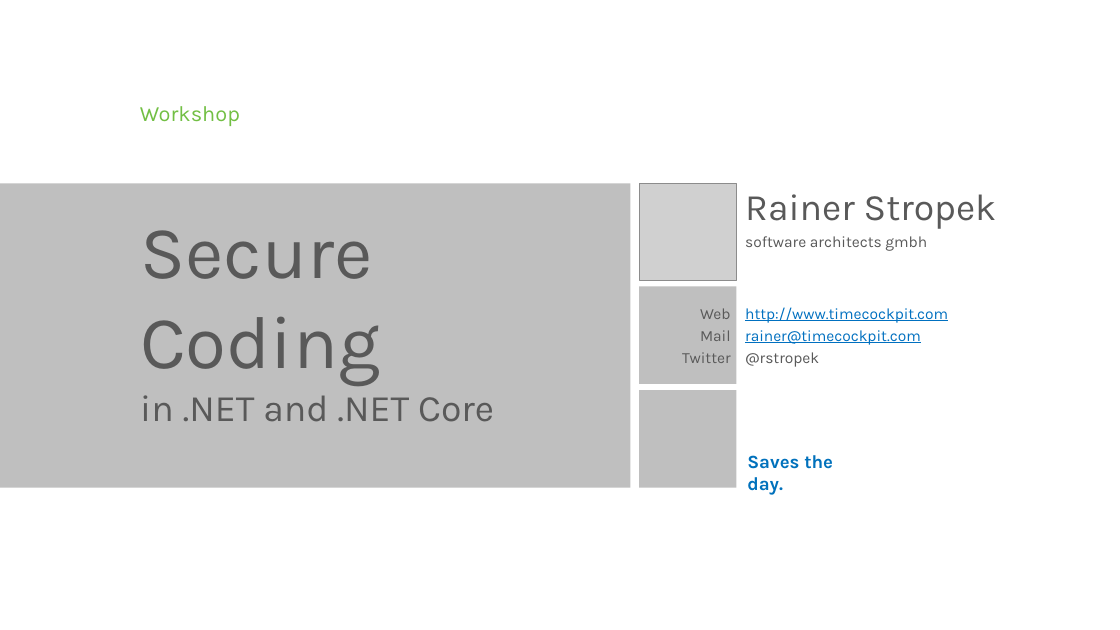
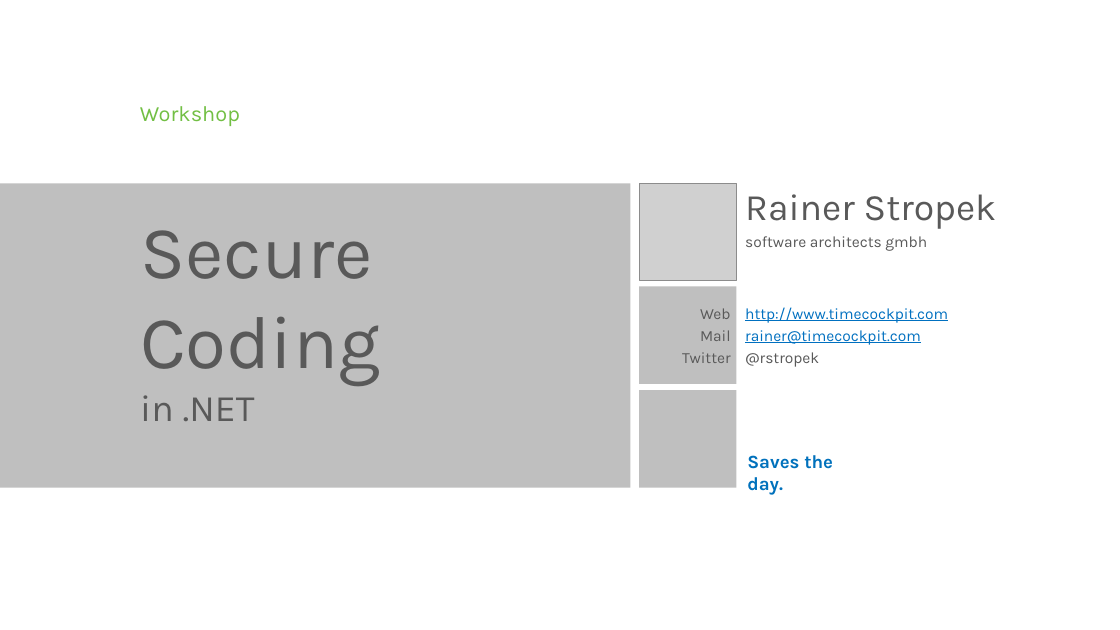
Before and after one commit to rstropek/SecureCodingDotNet, a slide deck: slide 1 of Slides/Secure-Coding-Dot-Net.pptx. Drawn at 1120x630 pixels with LibreOffice and Linux fonts; fonts in the diff are those of the drawing; grey boxes stand for pictures; background and template pictures are left out. Boxes give left, top, right and bottom in pixels: in the first picture for what was removed or moved away, otherwise in the second. Text is boxed around its words. In the diff, an @@ line names an element or a change of style, - is before the commit and + after.

```diff
--- a/Slides/Secure-Coding-Dot-Net.pptx
+++ b/Slides/Secure-Coding-Dot-Net.pptx
@@ text at (x1=140, y1=395, x2=255, y2=421): text changed @@
-in .NET and .NET Core
+in .NET
```
Also in this commit, not shown: 2 other slides changed, 5 slides added, 1 other file.
